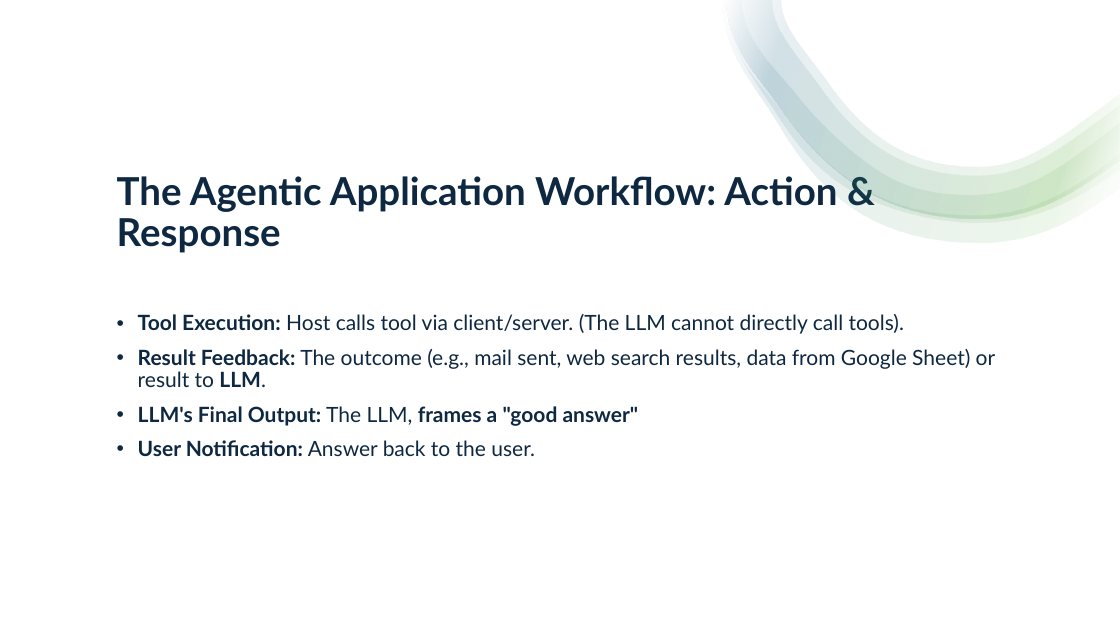
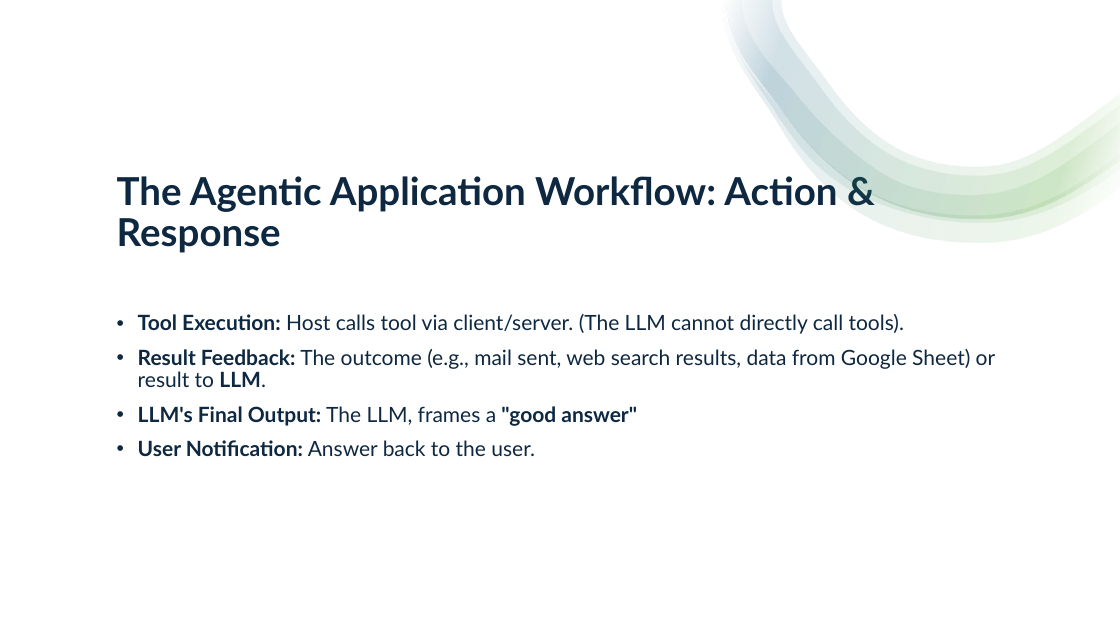
Before and after one commit to aravind07d/Artificial-Intelligent--Presentations, a slide deck: slide 9 of MCP.pptx (slide 8 before the commit). Drawn at 1120x630 pixels with LibreOffice and Linux fonts; fonts in the diff are those of the drawing. Boxes give left, top, right and bottom in pixels: in the first picture for what was removed or moved away, otherwise in the second. Text is boxed around its words. In the diff, an @@ line names an element or a change of style, - is before the commit and + after.

```diff
--- a/MCP.pptx
+++ b/MCP.pptx
@@ text at (138,406,637,426): bold off in "frames a" @@
```
Also in this commit, not shown: 1 other slide changed, 9 slides added.
